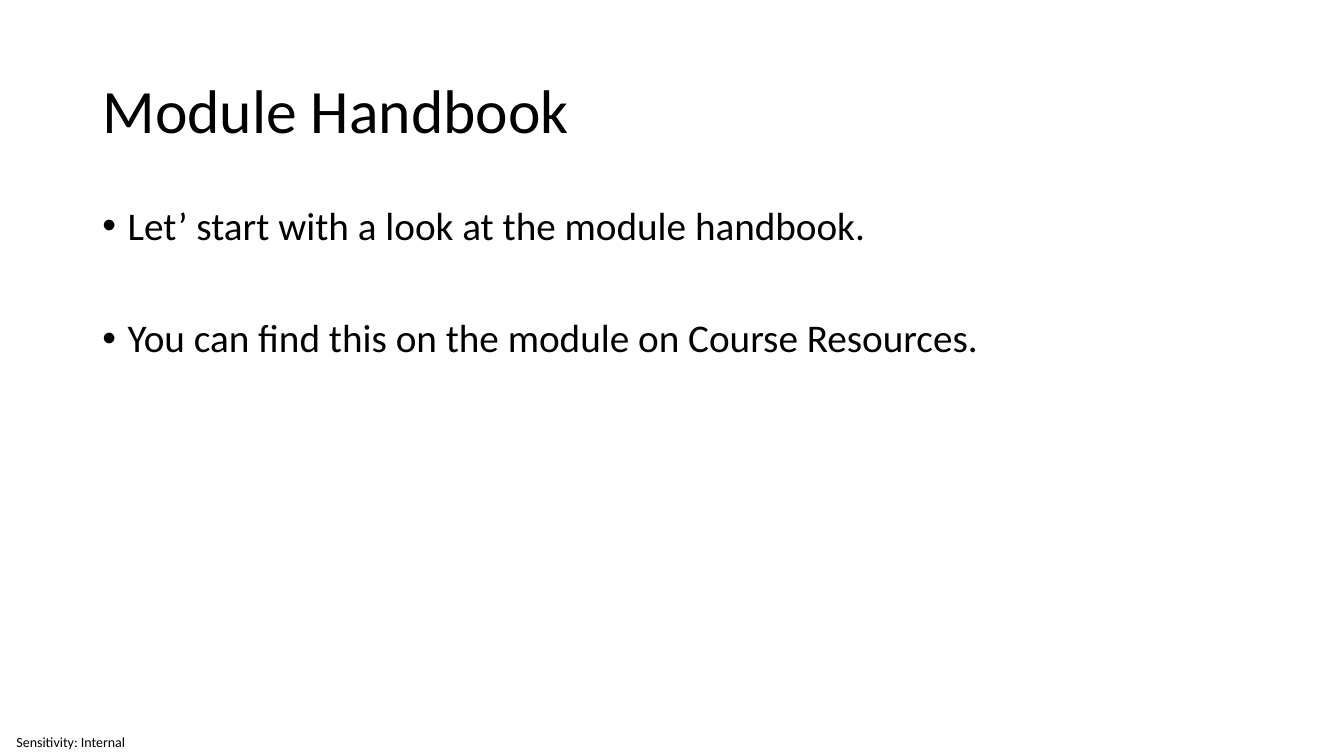
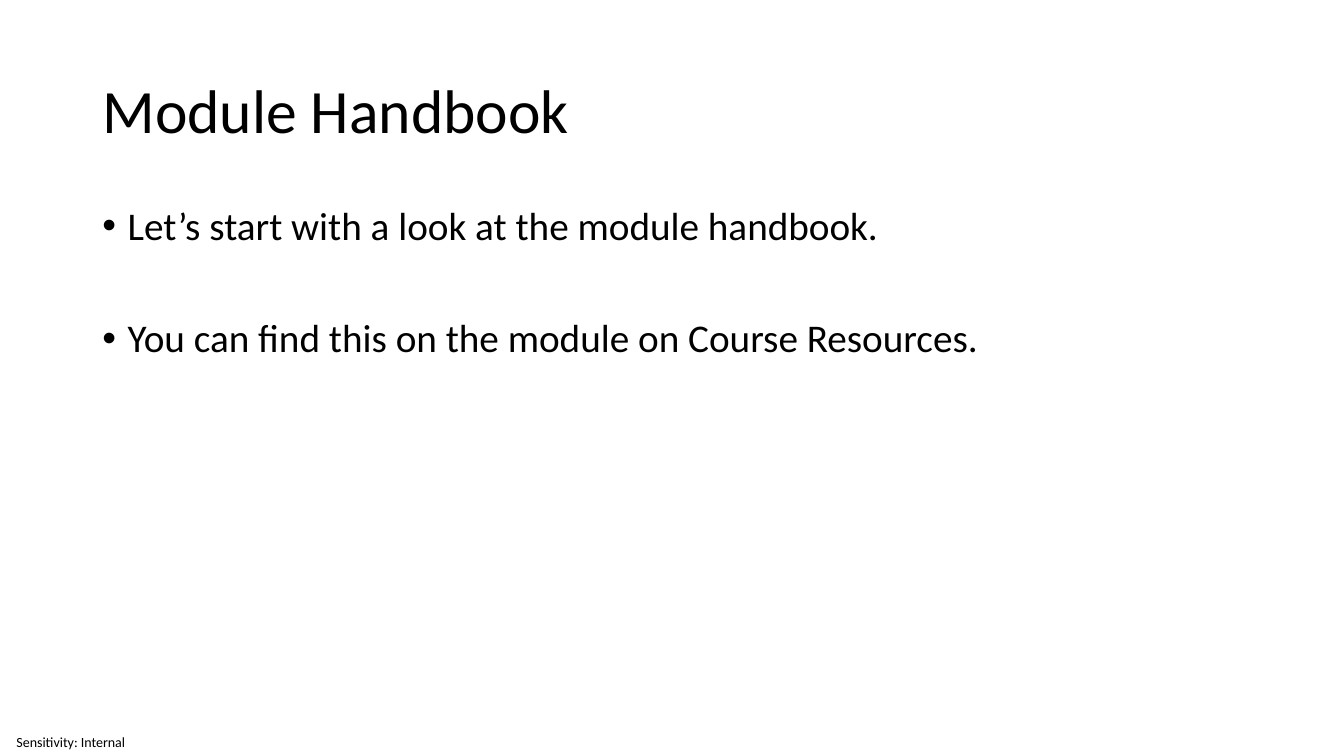
Before and after one commit to invariantum/operational_research, a slide deck: slide 2 of content/Lectures/Semester 1/Week 01 - Introduction to Operational Research/5 Source Files/Week 1 - Introduction to Operations Research.pptx. Drawn at 1344x756 pixels with LibreOffice and Linux fonts; fonts in the diff are those of the drawing. Boxes give left, top, right and bottom in pixels: in the first picture for what was removed or moved away, otherwise in the second. Text is boxed around its words. In the diff, an @@ line names an element or a change of style, - is before the commit and + after.

```diff
--- a/content/Lectures/Semester 1/Week 01 - Introduction to Operational Research/5 Source Files/Week 1 - Introduction to Operations Research.pptx
+++ b/content/Lectures/Semester 1/Week 01 - Introduction to Operational Research/5 Source Files/Week 1 - Introduction to Operations Research.pptx
@@ text at (x1=128, y1=212, x2=878, y2=241): text changed @@
-• Let’ start with a look at the module handbook.
+• Let’s start with a look at the module handbook.
```
Also in this commit, not shown: 6 other files.
